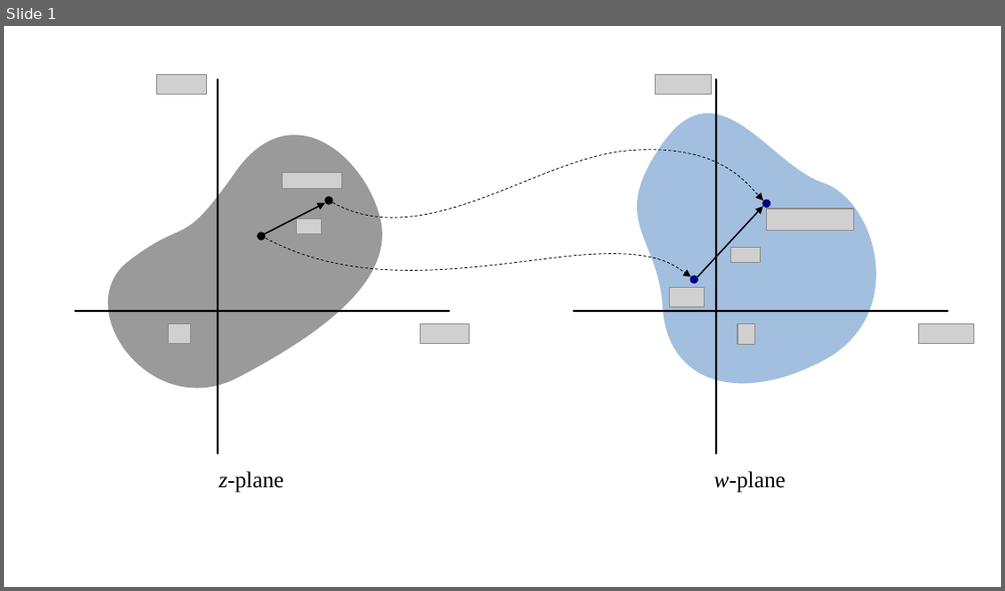
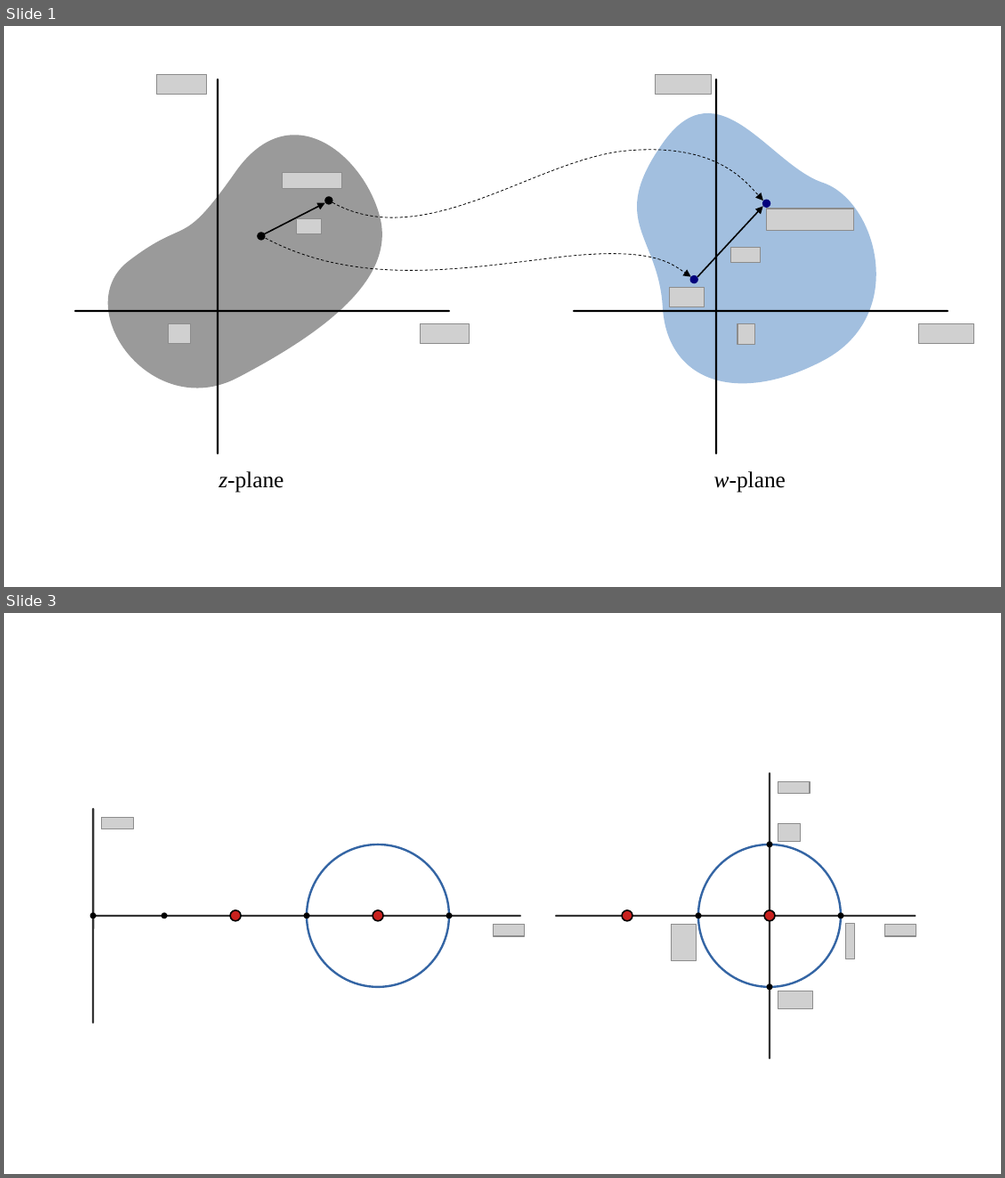
Before and after one commit to pararover/PHY0400404_U3-Complex-Analysis, a slide deck: figures/all-figures.odp. Shown one above the other, each under a label of ours: slide 1 before the commit, slides 1 and 3 after it; the slides between them are not shown. The pictures are 1005x591 and 1005x1178 pixels, drawn with LibreOffice and Linux fonts; fonts in the diff are those of the drawing; grey boxes stand for pictures; background and template pictures are left out. Boxes give left, top, right and bottom in pixels: in the first picture for what was removed or moved away, otherwise in the second. Text is boxed around its words. In the diff, an @@ line names an element or a change of style, - is before the commit and + after.

```diff
--- a/figures/all-figures.odp
+++ b/figures/all-figures.odp
@@ slide 3 added at [4,613,1001,1174], background #FFFFFF @@
@@ line added from (769, 1058) to (769, 773), #333333 1.7 pt @@
@@ picture added at [778,781,810,793] @@
@@ line added from (93, 1022) to (93, 810), #333333 1.7 pt @@
@@ picture added at [102,818,133,829] @@
@@ picture added at [778,824,800,841] @@
@@ ellipse added at [307,844,449,987], outline #3465A4 1.7 pt @@
@@ ellipse added at [699,844,841,987], outline #3465A4 1.7 pt @@
@@ ellipse added at [767,841,773,847], fill #000000 @@
@@ ellipse added at [90,912,97,919], fill #000000 @@
@@ line added from (93, 916) to (520, 916), #333333 1.7 pt @@
@@ ellipse added at [162,912,168,919], fill #000000 @@
@@ ellipse added at [230,910,241,922], fill #C9211E, outline #000000 1.13 pt @@
@@ ellipse added at [303,912,310,919], fill #000000 @@
@@ ellipse added at [373,910,384,922], fill #C9211E, outline #000000 1.13 pt @@
@@ ellipse added at [446,912,453,919], fill #000000 @@
@@ picture added at [494,925,524,937] @@
@@ line added from (556, 916) to (914, 916), #333333 1.7 pt @@
@@ ellipse added at [622,910,632,922], fill #C9211E, outline #000000 1.13 pt @@
@@ picture added at [672,925,696,961] @@
@@ ellipse added at [695,912,702,919], fill #000000 @@
@@ ellipse added at [765,910,776,922], fill #C9211E, outline #000000 1.13 pt @@
@@ ellipse added at [838,912,844,919], fill #000000 @@
@@ picture added at [846,925,855,959] @@
@@ picture added at [885,925,915,937] @@
@@ ellipse added at [767,984,773,990], fill #000000 @@
@@ picture added at [778,991,813,1008] @@
```
Also in this commit, not shown: 1 other slide added, 7 other files.
